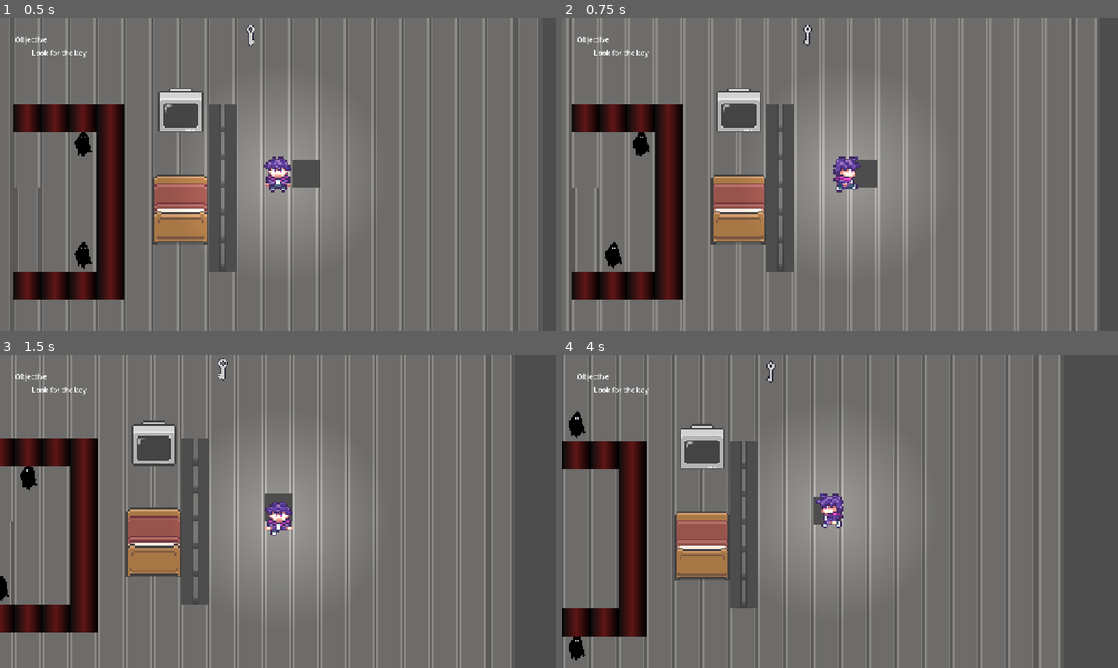
Above: before the commit, frames 1-4 (two rows, left to right).
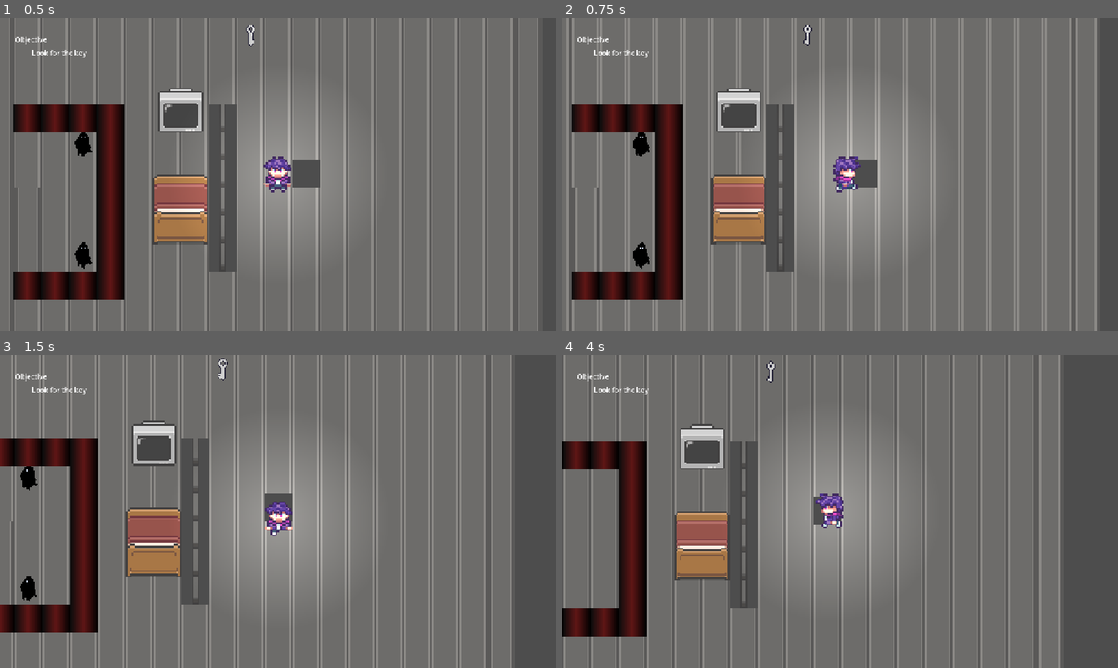
Above: after the commit, the same moments.

Repository: rstricke/Whistlefreeze52
Game: Godot game, scene res://scenes/main.tscn
Same seed, same stepped clock (60 frames per second), same inputs: the game is played once before the commit and once after it.
Inputs:
- Up to frame 1 (0.5 s): no input
- Up to frame 2 (0.75 s): tap Enter at 0.5 s; hold D (move_right) from 0.53 s (still down); tap F (whistle) at 0.6 s
- Up to frame 3 (1.5 s): release D (move_right) at 1.28 s; hold S (move_down) from 1.28 s (still down); tap F (whistle) at 1.35 s
- Up to frame 4 (4 s): release S (move_down) at 2.03 s; hold D (move_right) 2.03-2.78 s; tap F (whistle) at 2.1, 2.85, 3.6 s; hold W (move_up) 2.78-3.53 s; hold A (move_left) from 3.53 s (still down)

Frame 1 is identical in both runs. In frame 2, 0.3% of the frame differs, in the area x 7-16%, y 71-81%; in frame 3, 0.2%; in frame 4, 0.3%.

Commit message:
Movement bugfixes

Diff:
--- a/game/scripts/grid.gd
+++ b/game/scripts/grid.gd
@@ -77,7 +77,7 @@
 	# Let the monsters go when the player turn is over
 	for monster in monsters:
 		# TODO: This delay is temporary for visual effect
-		await get_tree().create_timer(.1).timeout
+		await get_tree().create_timer(.075).timeout
 		monster.move(astar_grid, player.position)
 
 	print("Player turn")
--- a/game/scripts/player.gd
+++ b/game/scripts/player.gd
@@ -31,24 +31,21 @@
 		return
 
 	var target_pos: Vector2 = Vector2.INF
+	var animation := ""
 
 	if !is_moving:
 		if Input.is_action_just_pressed("move_up"):
 			target_pos = position + Vector2(0, -cell_size)
-			anim.play("walkUp")
-			is_moving = true
+			animation = "walkUp"
 		elif Input.is_action_just_pressed("move_down"):
 			target_pos = position + Vector2(0, cell_size)
-			anim.play("walkDown")
-			is_moving = true
+			animation = "walkDown"
 		elif Input.is_action_just_pressed("move_left"):
 			target_pos = position + Vector2(-cell_size, 0)
-			anim.play("walkLeft")
-			is_moving = true
+			animation = "walkLeft"
 		elif Input.is_action_just_pressed("move_right"):
 			target_pos = position + Vector2(cell_size, 0)
-			anim.play("walkRight")
-			is_moving = true
+			animation = "walkRight"
 
 	if (target_pos != Vector2.INF):
 
@@ -63,13 +60,17 @@
 		# Attempt to move if the target cell is empty
 		if cell_empty(target_pos):
 			## MOVE
+			player_turn = false
+			is_moving = true
+			anim.play(animation)
 			var tween = create_tween()
 			tween.tween_property(self, "position", target_pos, 0.5).set_ease(Tween.EASE_IN)
 			tween.tween_callback(anim.stop)
+			tween.tween_callback(end_turn)
 			tween.tween_property(self, "is_moving", false, 0)
 
 			print("Player at position:", position)
-			end_turn()
+			#end_turn()
 
 	if Input.is_action_just_pressed("whistle"):
 		anim.play("whistling")
